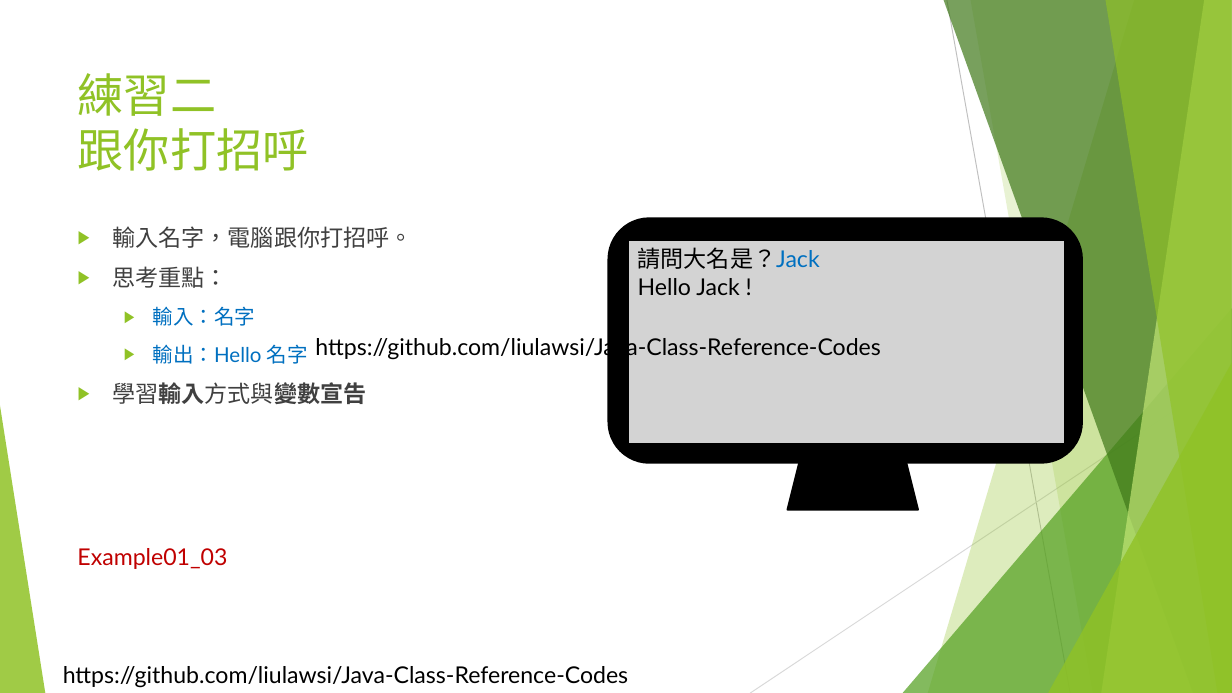
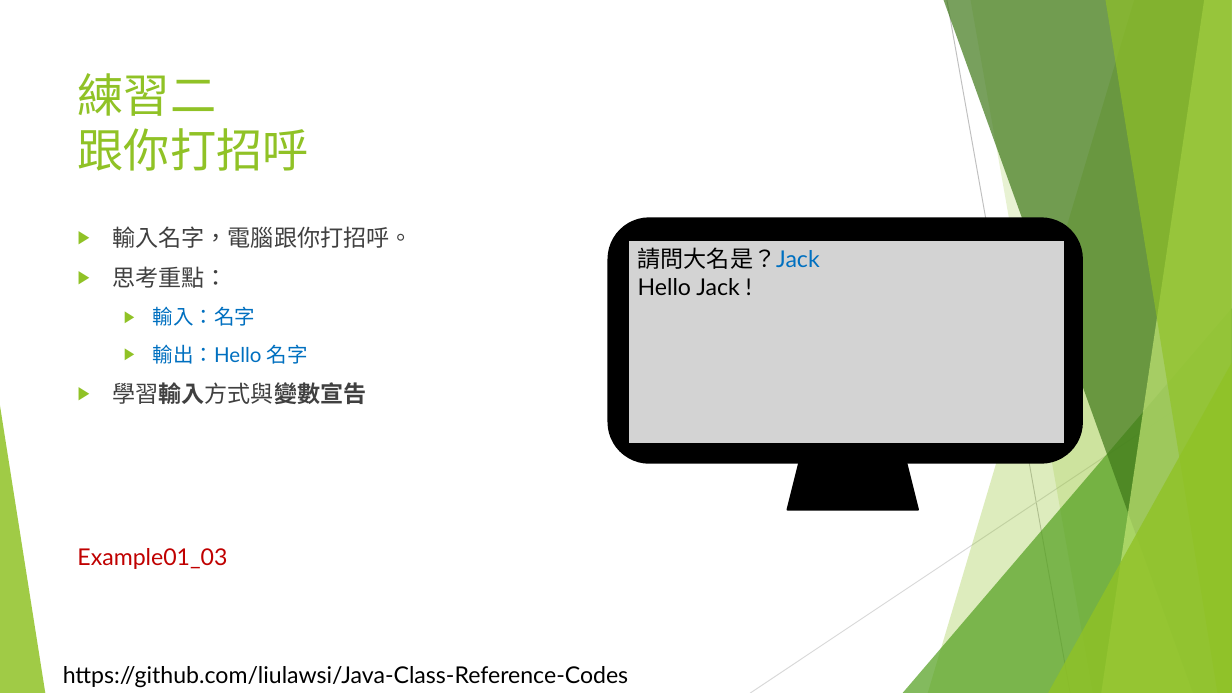
Before and after one commit to liulawsi/My_PPTs, a slide deck: slide 27 of LCC/Java/01_初嘗Java咖啡_HelloWorld.pptx. Drawn at 1232x693 pixels with LibreOffice and Linux fonts; fonts in the diff are those of the drawing; background and template pictures are left out. Boxes give left, top, right and bottom in pixels: in the first picture for what was removed or moved away, otherwise in the second. Text is boxed around its words. In the diff, an @@ line names an element or a change of style, - is before the commit and + after.

```diff
--- a/LCC/Java/01_初嘗Java咖啡_HelloWorld.pptx
+++ b/LCC/Java/01_初嘗Java咖啡_HelloWorld.pptx
@@ text removed at (x1=315, y1=335, x2=880, y2=361) @@
-https://github.com/liulawsi/Java-Class-Reference-Codes
```
Also in this commit, not shown: 5 other slides changed, 1 other file.
